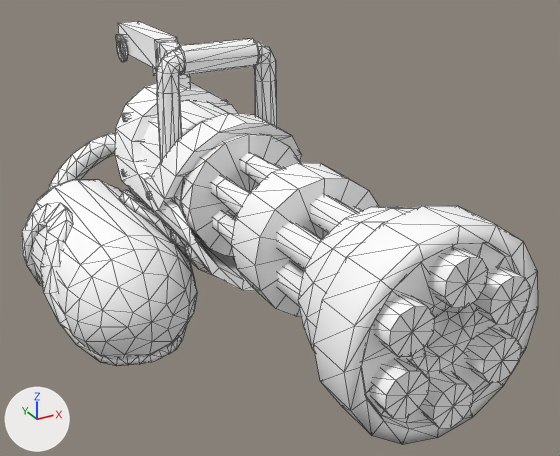
An edit to the glTF model glb/Wmn_Spinner_QuickT_Cstm01.glb, drawn before and after from the same camera.
One viewpoint serves both versions: a 50 mm camera at (-0.666, -1.856, 0.352) aimed at (0.045, -0.563, -0.294). Lighting does not change. The marker at lower left points along +X, +Y and +Z. The picture after the commit comes second. Mesh edges are drawn as thin lines.

Objects in the first picture: 'Body0_low__M_Body'.
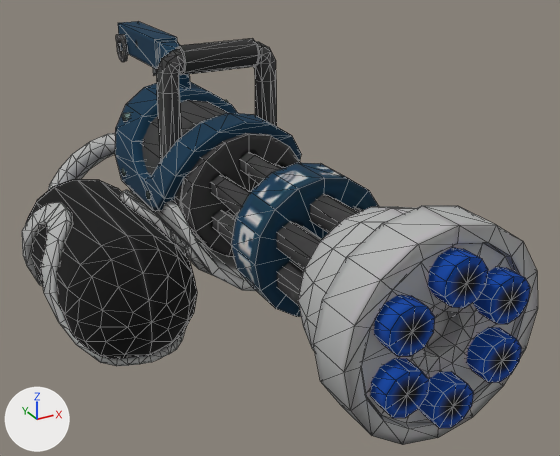
Patch to the scene script:
```diff
--- a/glb/Wmn_Spinner_QuickT_Cstm01.glb.py
+++ b/glb/Wmn_Spinner_QuickT_Cstm01.glb.py
@@ img_m_body_cstm01_alb @@
+img_m_body_cstm01_alb = load_image('M_Body_Cstm01_Alb', '_unpacked/M_Body_Cstm01_Alb', 512, 512, 'sRGB')
@@ img_m_body_cstm01_nrm @@
+img_m_body_cstm01_nrm = load_image('M_Body_Cstm01_Nrm', '_unpacked/M_Body_Cstm01_Nrm', 512, 512, 'Non-Color')
@@ mat_m_body @@
 n0 = _N.new('ShaderNodeBsdfPrincipled'); n0.name = 'Principled BSDF'
-n0.inputs[0].default_value = (1.0, 1.0, 1.0, 1.0)  # 'Base Color', white #ffffff
 n0.inputs[2].default_value = 1.0  # 'Roughness'
 n1 = _N.new('ShaderNodeOutputMaterial'); n1.name = 'Material Output'
+n2 = _N.new('ShaderNodeTexImage'); n2.name = 'Image Texture'
+n2.image = img_m_body_cstm01_alb
+n3 = _N.new('ShaderNodeNormalMap'); n3.name = 'Normal Map'
+n3.uv_map = 'UVMap'
+n4 = _N.new('ShaderNodeTexImage'); n4.name = 'Image Texture.001'
+n4.image = img_m_body_cstm01_nrm
 _L.new(n0.outputs[0], n1.inputs[0])  # 'BSDF' to 'Surface'
+_L.new(n2.outputs[0], n0.inputs[0])  # 'Color' to 'Base Color'
+_L.new(n3.outputs[0], n0.inputs[5])  # 'Normal' to 'Normal'
+_L.new(n4.outputs[0], n3.inputs[1])  # 'Color' to 'Color'
```

Changed parts and their boxes (x1, y1, x2, y2) in the pictures (560 x 456 px):
'Body0_low__M_Body', surface changed (darker): (22, 21, 538, 445) in both
